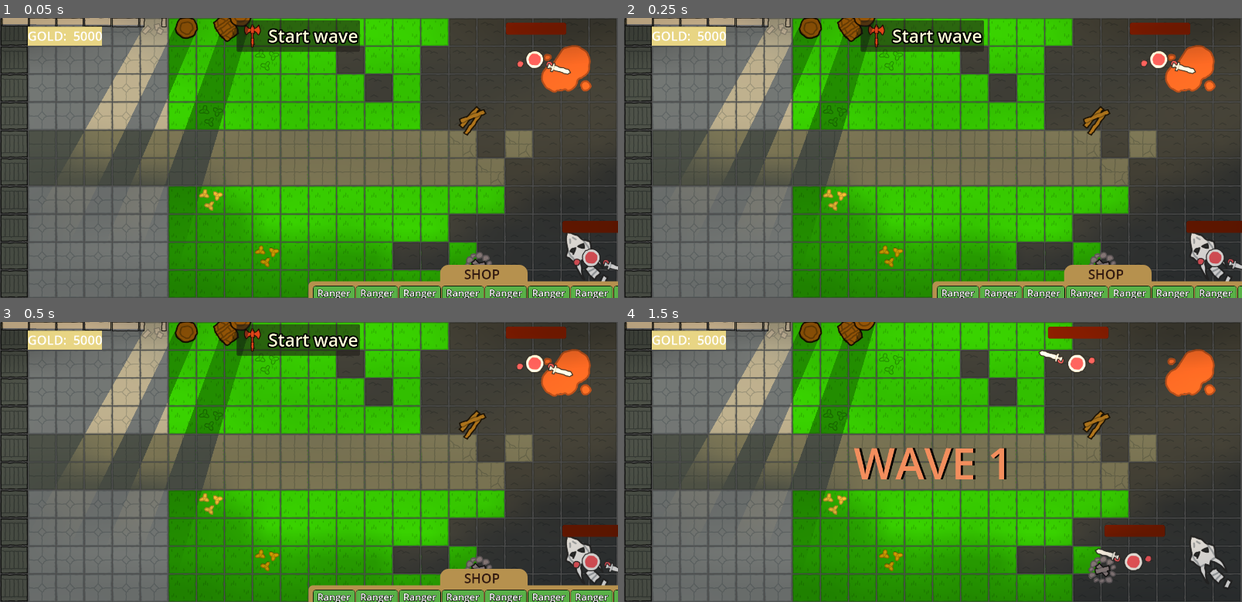
Above: before the commit, frames 1-4 (two rows, left to right).
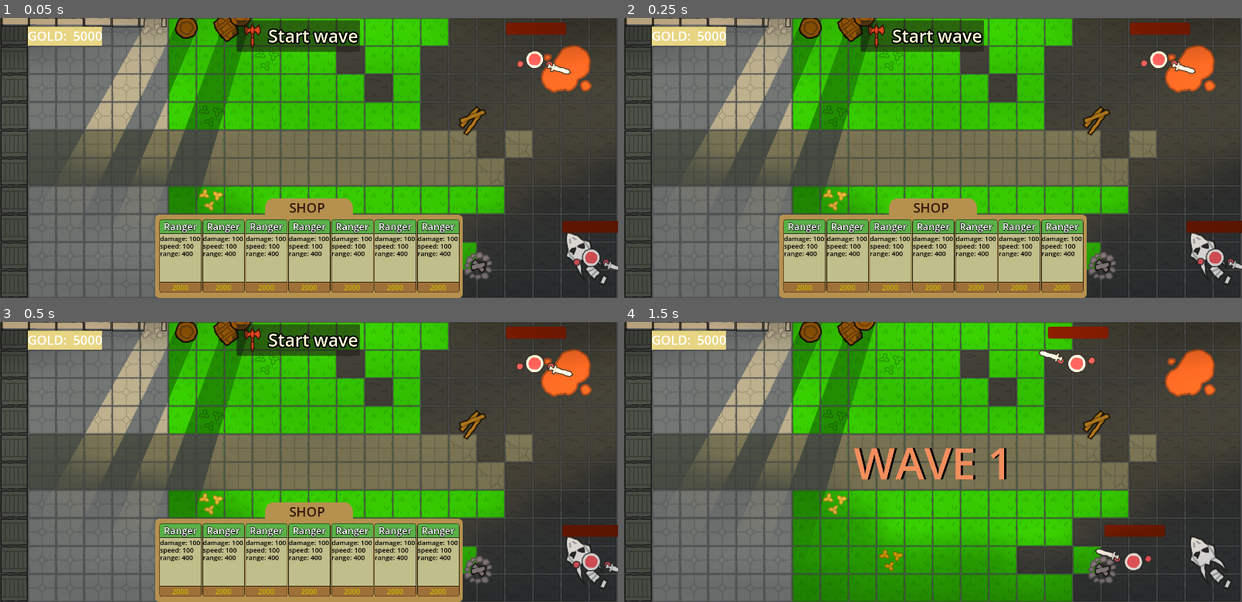
Above: after the commit, the same moments.

Repository: Piggward/guaxgaming
Game: Godot game, scene res://scenes/level.tscn
Two runs of this game, one before a commit and one after it. Both use one fixed random seed, a clock stepped at 60 frames per second and the inputs below. Sound files missing from this copy of the repository are replaced by a short silence.
Inputs (mouse positions are in pixels of both pictures, inside the frame that each line leads up to):
- Up to frame 1 (0.05 s): no input
- Up to frame 2 (0.25 s): no input
- Up to frame 3 (0.5 s): no input
- Up to frame 4 (1.5 s): click "Start wave" at 0.5 s; move the mouse to (1068, 448) at 1.27 s; press the mouse at (1068, 448) at 1.28 s

The runs differ from the first frame. In frame 1, 18% of the frame differs, in the area x 25-100%, y 64-100%; in frame 2, 18%; in frame 3, 18%; in frame 4, nothing differs.

Commit message:
finalized everything

Diff:
--- a/guax/global/game_manager.gd
+++ b/guax/global/game_manager.gd
@@ -49,4 +49,4 @@
 	return TurnManager.current_phase.phase == TurnPhase.Phase.SHOPPING
 
 func can_afford(cost: int) -> bool:
-	return GameManager.player_gold > cost
+	return GameManager.player_gold >= cost
--- a/guax/scenes/allies/ranger/marksman.tscn
+++ b/guax/scenes/allies/ranger/marksman.tscn
@@ -230,6 +230,7 @@
 rotation = -0.111155
 cost = 2000
 upgrade = ExtResource("2_h3xqx")
+maxHealth = 100
 speed = 100
 attack = ExtResource("2_c53ej")
 title = "Marksman"
--- a/guax/scenes/level.tscn
+++ b/guax/scenes/level.tscn
@@ -19,7 +19,7 @@
 [ext_resource type="Texture2D" uid="uid://b05xc1w1adad" path="res://art/kenney_scribble-dungeons/PNG/Default (64px)/wall.png" id="17_nffe2"]
 [ext_resource type="Texture2D" uid="uid://byxpwvlrdu7og" path="res://art/kenney_scribble-dungeons/PNG/Default (64px)/wall_demolished.png" id="18_1eb3h"]
 [ext_resource type="PackedScene" uid="uid://b8ixl4nnppqyi" path="res://scenes/allies/ranger/ranger.tscn" id="18_e680i"]
-[ext_resource type="PackedScene" uid="uid://dpkuxxq5vnie7" path="res://scenes/shop_2.tscn" id="19_40hc1"]
+[ext_resource type="PackedScene" uid="uid://cq7kcdnm7mdwk" path="res://scenes/shop.tscn" id="21_0v8fp"]
 [ext_resource type="Script" path="res://scripts/upgrade_card_marker.gd" id="22_smyi1"]
 [ext_resource type="Script" path="res://scripts/gold_display_label.gd" id="22_ywdx1"]
 
@@ -389,19 +389,6 @@
 
 [node name="CanvasLayer" type="CanvasLayer" parent="."]
 
-[node name="Shop2" parent="CanvasLayer" instance=ExtResource("19_40hc1")]
-anchors_preset = 7
-anchor_left = 0.5
-anchor_top = 1.0
-anchor_right = 0.5
-offset_left = -1.0
-offset_top = -76.0
-offset_right = -1.0
-offset_bottom = -76.0
-grow_vertical = 0
-size_flags_vertical = 8
-items = Array[PackedScene]([ExtResource("18_e680i"), ExtResource("18_e680i"), ExtResource("18_e680i"), ExtResource("18_e680i"), ExtResource("18_e680i"), ExtResource("18_e680i"), ExtResource("18_e680i"), ExtResource("18_e680i")])
-
 [node name="UpgradeCardMarker" type="Marker2D" parent="CanvasLayer"]
 z_index = -1
 position = Vector2(63, 127)
@@ -420,3 +407,17 @@
 theme_override_font_sizes/font_size = 29
 text = "GOLD:      "
 script = ExtResource("22_ywdx1")
+
+[node name="Shop" parent="CanvasLayer" instance=ExtResource("21_0v8fp")]
+anchors_preset = 7
+anchor_left = 0.5
+anchor_top = 1.0
+anchor_right = 0.5
+anchor_bottom = 1.0
+offset_left = -100.0
+offset_top = -68.0
+offset_right = 100.0
+offset_bottom = 0.0
+grow_horizontal = 2
+grow_vertical = 0
+items = Array[PackedScene]([ExtResource("18_e680i"), ExtResource("18_e680i"), ExtResource("18_e680i"), ExtResource("18_e680i"), ExtResource("18_e680i"), ExtResource("18_e680i"), ExtResource("18_e680i")])
--- a/guax/scenes/shop.tscn
+++ b/guax/scenes/shop.tscn
@@ -1,61 +1,57 @@
-[gd_scene load_steps=4 format=3 uid="uid://cbvo22bysuwrk"]
+[gd_scene load_steps=4 format=3 uid="uid://cq7kcdnm7mdwk"]
 
-[ext_resource type="Script" path="res://scripts/shop.gd" id="1_4ruot"]
-[ext_resource type="PackedScene" uid="uid://blk6weaukj4um" path="res://scenes/shop/shop_row.tscn" id="1_iaojw"]
+[ext_resource type="Script" path="res://scripts/shop.gd" id="1_8y0vq"]
 
-[sub_resource type="StyleBoxFlat" id="StyleBoxFlat_3m0me"]
-bg_color = Color(0.672438, 0.587959, 0.44678, 1)
-border_width_left = 5
-border_width_top = 5
-border_width_right = 5
-border_width_bottom = 5
-border_color = Color(0, 0, 0, 1)
+[sub_resource type="StyleBoxFlat" id="StyleBoxFlat_0pfum"]
+bg_color = Color(0.715588, 0.567705, 0.306842, 1)
+corner_radius_top_left = 20
+corner_radius_top_right = 20
+
+[sub_resource type="StyleBoxFlat" id="StyleBoxFlat_34lgt"]
+bg_color = Color(0.713726, 0.568627, 0.305882, 1)
 corner_radius_top_left = 10
 corner_radius_top_right = 10
 corner_radius_bottom_right = 10
 corner_radius_bottom_left = 10
 
-[node name="Shop" type="Control"]
-layout_mode = 3
-anchors_preset = 0
-offset_left = 545.0
-offset_top = 28.0
-offset_right = 585.0
-offset_bottom = 68.0
-script = ExtResource("1_4ruot")
+[node name="VBoxContainer" type="VBoxContainer"]
+offset_right = 40.0
+offset_bottom = 40.0
+theme_override_constants/separation = -4
+script = ExtResource("1_8y0vq")
+
+[node name="PanelContainer2" type="PanelContainer" parent="."]
+custom_minimum_size = Vector2(200, 0)
+layout_mode = 2
+size_flags_horizontal = 4
+theme_override_styles/panel = SubResource("StyleBoxFlat_0pfum")
+
+[node name="HBoxContainer" type="HBoxContainer" parent="PanelContainer2"]
+layout_mode = 2
+
+[node name="MarginContainer" type="MarginContainer" parent="PanelContainer2/HBoxContainer"]
+layout_mode = 2
+theme_override_constants/margin_left = 55
+theme_override_constants/margin_right = 35
+
+[node name="Label" type="Label" parent="PanelContainer2/HBoxContainer/MarginContainer"]
+layout_mode = 2
+size_flags_horizontal = 4
+theme_override_colors/font_color = Color(0.196076, 0.10125, 0.0665497, 1)
+theme_override_font_sizes/font_size = 30
+text = "SHOP
+"
 
 [node name="PanelContainer" type="PanelContainer" parent="."]
-layout_mode = 0
-offset_right = 40.0
-offset_bottom = 40.0
-theme_override_styles/panel = SubResource("StyleBoxFlat_3m0me")
+layout_mode = 2
+theme_override_styles/panel = SubResource("StyleBoxFlat_34lgt")
 
-[node name="VBoxContainer" type="VBoxContainer" parent="PanelContainer"]
-layout_mode = 2
-
-[node name="ShopLabel" type="Label" parent="PanelContainer/VBoxContainer"]
-layout_mode = 2
-theme_override_colors/font_color = Color(0.779513, 0.723424, 0, 1)
-theme_override_colors/font_shadow_color = Color(0, 0, 0, 1)
-theme_override_constants/line_spacing = 3
-theme_override_constants/shadow_offset_x = 3
-theme_override_constants/shadow_offset_y = 3
-theme_override_constants/outline_size = 3
-theme_override_constants/shadow_outline_size = 7
-theme_override_font_sizes/font_size = 40
-text = "Shop"
-horizontal_alignment = 1
-
-[node name="MarginContainer" type="MarginContainer" parent="PanelContainer/VBoxContainer"]
+[node name="MarginContainer" type="MarginContainer" parent="PanelContainer"]
 layout_mode = 2
 theme_override_constants/margin_left = 10
 theme_override_constants/margin_top = 10
 theme_override_constants/margin_right = 10
-theme_override_constants/margin_bottom = 10
+theme_override_constants/margin_bottom = 20
 
-[node name="ScrollContainer" type="ScrollContainer" parent="PanelContainer/VBoxContainer/MarginContainer"]
-custom_minimum_size = Vector2(225, 510)
+[node name="HBoxContainer" type="HBoxContainer" parent="PanelContainer/MarginContainer"]
 layout_mode = 2
-
-[node name="ShopRows" parent="PanelContainer/VBoxContainer/MarginContainer/ScrollContainer" instance=ExtResource("1_iaojw")]
-layout_mode = 2
--- a/guax/scenes/shop/shop_item_container.tscn
+++ /dev/null
@@ -1,4 +0,0 @@
-[gd_scene format=3 uid="uid://bnv8jatd0kom3"]
-
-[node name="ShopItemContainer" type="HBoxContainer"]
-theme_override_constants/separation = 15
--- a/guax/scenes/shop/shop_row.tscn
+++ /dev/null
@@ -1,4 +0,0 @@
-[gd_scene format=3 uid="uid://blk6weaukj4um"]
-
-[node name="ShopRow" type="VBoxContainer"]
-theme_override_constants/separation = 15
--- a/guax/scenes/shop_2.tscn
+++ /dev/null
@@ -1,66 +0,0 @@
-[gd_scene load_steps=4 format=3 uid="uid://dpkuxxq5vnie7"]
-
-[ext_resource type="Script" path="res://scripts/shop.gd" id="1_rmwtv"]
-
-[sub_resource type="StyleBoxFlat" id="StyleBoxFlat_0pfum"]
-bg_color = Color(0.715588, 0.567705, 0.306842, 1)
-corner_radius_top_left = 20
-corner_radius_top_right = 20
-
-[sub_resource type="StyleBoxFlat" id="StyleBoxFlat_34lgt"]
-bg_color = Color(0.713726, 0.568627, 0.305882, 1)
-corner_radius_top_left = 10
-corner_radius_top_right = 10
-corner_radius_bottom_right = 10
-corner_radius_bottom_left = 10
-
-[node name="Shop2" type="Control"]
-layout_mode = 3
-anchors_preset = 15
-anchor_right = 1.0
-anchor_bottom = 1.0
-grow_horizontal = 2
-grow_vertical = 2
-script = ExtResource("1_rmwtv")
-
-[node name="VBoxContainer" type="VBoxContainer" parent="."]
-layout_mode = 0
-offset_right = 40.0
-offset_bottom = 40.0
-theme_override_constants/separation = -4
-
-[node name="PanelContainer2" type="PanelContainer" parent="VBoxContainer"]
-custom_minimum_size = Vector2(200, 0)
-layout_mode = 2
-size_flags_horizontal = 4
-theme_override_styles/panel = SubResource("StyleBoxFlat_0pfum")
-
-[node name="HBoxContainer" type="HBoxContainer" parent="VBoxContainer/PanelContainer2"]
-layout_mode = 2
-
-[node name="MarginContainer" type="MarginContainer" parent="VBoxContainer/PanelContainer2/HBoxContainer"]
-layout_mode = 2
-theme_override_constants/margin_left = 55
-theme_override_constants/margin_right = 35
-
-[node name="Label" type="Label" parent="VBoxContainer/PanelContainer2/HBoxContainer/MarginContainer"]
-layout_mode = 2
-size_flags_horizontal = 4
-theme_override_colors/font_color = Color(0.196076, 0.10125, 0.0665497, 1)
-theme_override_font_sizes/font_size = 30
-text = "SHOP
-"
-
-[node name="PanelContainer" type="PanelContainer" parent="VBoxContainer"]
-layout_mode = 2
-theme_override_styles/panel = SubResource("StyleBoxFlat_34lgt")
-
-[node name="MarginContainer" type="MarginContainer" parent="VBoxContainer/PanelContainer"]
-layout_mode = 2
-theme_override_constants/margin_left = 10
-theme_override_constants/margin_top = 10
-theme_override_constants/margin_right = 10
-theme_override_constants/margin_bottom = 20
-
-[node name="HBoxContainer" type="HBoxContainer" parent="VBoxContainer/PanelContainer/MarginContainer"]
-layout_mode = 2
--- a/guax/scenes/upgrade_card.tscn
+++ b/guax/scenes/upgrade_card.tscn
@@ -1,22 +1,94 @@
-[gd_scene load_steps=3 format=3 uid="uid://tbs5ltjh2ykq"]
+[gd_scene load_steps=6 format=3 uid="uid://tbs5ltjh2ykq"]
 
-[ext_resource type="Script" path="res://scripts/upgrade_card.gd" id="1_u2y3l"]
-[ext_resource type="PackedScene" uid="uid://betckb6cvj60" path="res://scenes/upgrade_card2.tscn" id="2_x5bm0"]
+[ext_resource type="Script" path="res://scripts/upgrade_card.gd" id="1_p07tu"]
 
-[node name="UpgradeCard" type="Control"]
-layout_mode = 3
-anchors_preset = 15
-anchor_right = 1.0
-anchor_bottom = 1.0
-offset_right = -1182.0
-offset_bottom = -465.0
-grow_horizontal = 2
+[sub_resource type="StyleBoxFlat" id="StyleBoxFlat_xfi5h"]
+bg_color = Color(0.34902, 0.694118, 0.278431, 1)
+border_width_bottom = 1
+border_color = Color(0, 0, 0, 1)
+corner_radius_top_left = 6
+corner_radius_top_right = 6
+
+[sub_resource type="StyleBoxFlat" id="StyleBoxFlat_e1msy"]
+bg_color = Color(0.754647, 0.74703, 0.542539, 1)
+border_width_left = 1
+border_width_top = 1
+border_width_right = 1
+border_color = Color(0, 0, 0, 1)
+
+[sub_resource type="StyleBoxFlat" id="StyleBoxFlat_68dxq"]
+bg_color = Color(0.4847, 0.441724, 0.460957, 1)
+
+[sub_resource type="StyleBoxFlat" id="StyleBoxFlat_jqw7n"]
+bg_color = Color(0.624357, 0.439388, 0.221287, 1)
+border_width_left = 1
+border_width_top = 1
+border_width_right = 1
+border_width_bottom = 1
+border_color = Color(0, 0, 0, 1)
+border_blend = true
+
+[node name="UpgradeCard" type="VBoxContainer"]
+anchors_preset = -1
+anchor_right = 0.157
+anchor_bottom = 0.262
+offset_right = 30.63
+offset_bottom = 230.32
 grow_vertical = 2
-script = ExtResource("1_u2y3l")
+theme_override_constants/separation = 0
+script = ExtResource("1_p07tu")
 
-[node name="UpgradeCard" parent="." instance=ExtResource("2_x5bm0")]
-layout_mode = 0
-anchors_preset = 0
-anchor_right = 0.0
-anchor_bottom = 0.0
-grow_vertical = 1
+[node name="HeaderShopItemPanel" type="PanelContainer" parent="."]
+layout_mode = 2
+mouse_filter = 1
+theme_override_styles/panel = SubResource("StyleBoxFlat_xfi5h")
+
+[node name="UnitName" type="Label" parent="HeaderShopItemPanel"]
+texture_filter = 1
+layout_mode = 2
+size_flags_vertical = 1
+mouse_filter = 1
+theme_override_constants/outline_size = 4
+theme_override_font_sizes/font_size = 22
+text = "Soldier"
+horizontal_alignment = 1
+
+[node name="CoreShopItemPanel" type="PanelContainer" parent="."]
+layout_mode = 2
+mouse_filter = 1
+theme_override_styles/panel = SubResource("StyleBoxFlat_e1msy")
+
+[node name="VBoxContainer" type="VBoxContainer" parent="CoreShopItemPanel"]
+layout_mode = 2
+mouse_filter = 2
+
+[node name="UpgradeContainer" type="PanelContainer" parent="CoreShopItemPanel/VBoxContainer"]
+layout_mode = 2
+theme_override_styles/panel = SubResource("StyleBoxFlat_68dxq")
+
+[node name="StatsLabel" type="Label" parent="CoreShopItemPanel/VBoxContainer/UpgradeContainer"]
+layout_mode = 2
+size_flags_vertical = 1
+text = "Damage:
+Range:
+Attackspeed:
+Base health:"
+
+[node name="UpgradeCostPanel" type="PanelContainer" parent="CoreShopItemPanel/VBoxContainer"]
+texture_filter = 1
+layout_mode = 2
+size_flags_vertical = 0
+theme_override_styles/panel = SubResource("StyleBoxFlat_jqw7n")
+
+[node name="UpgradeCost" type="Label" parent="CoreShopItemPanel/VBoxContainer/UpgradeCostPanel"]
+layout_mode = 2
+size_flags_vertical = 1
+theme_override_colors/font_color = Color(0.779513, 0.723424, 0, 1)
+text = "UPGRADE: 2000 GOLD"
+horizontal_alignment = 1
+
+[node name="PromotionContainer" type="HBoxContainer" parent="CoreShopItemPanel/VBoxContainer"]
+layout_mode = 2
+
+[connection signal="mouse_entered" from="." to="." method="_on_mouse_entered"]
+[connection signal="gui_input" from="CoreShopItemPanel/VBoxContainer/UpgradeCostPanel" to="." method="_on_upgrade_cost_panel_gui_input"]
--- a/guax/scenes/upgrade_card2.tscn
+++ /dev/null
@@ -1,94 +0,0 @@
-[gd_scene load_steps=6 format=3 uid="uid://betckb6cvj60"]
-
-[ext_resource type="Script" path="res://scripts/upgrade_card.gd" id="1_p07tu"]
-
-[sub_resource type="StyleBoxFlat" id="StyleBoxFlat_xfi5h"]
-bg_color = Color(0.34902, 0.694118, 0.278431, 1)
-border_width_bottom = 1
-border_color = Color(0, 0, 0, 1)
-corner_radius_top_left = 6
-corner_radius_top_right = 6
-
-[sub_resource type="StyleBoxFlat" id="StyleBoxFlat_e1msy"]
-bg_color = Color(0.754647, 0.74703, 0.542539, 1)
-border_width_left = 1
-border_width_top = 1
-border_width_right = 1
-border_color = Color(0, 0, 0, 1)
-
-[sub_resource type="StyleBoxFlat" id="StyleBoxFlat_68dxq"]
-bg_color = Color(0.4847, 0.441724, 0.460957, 1)
-
-[sub_resource type="StyleBoxFlat" id="StyleBoxFlat_jqw7n"]
-bg_color = Color(0.624357, 0.439388, 0.221287, 1)
-border_width_left = 1
-border_width_top = 1
-border_width_right = 1
-border_width_bottom = 1
-border_color = Color(0, 0, 0, 1)
-border_blend = true
-
-[node name="UpgradeCard" type="VBoxContainer"]
-anchors_preset = -1
-anchor_right = 0.157
-anchor_bottom = 0.262
-offset_right = 30.63
-offset_bottom = 230.32
-grow_vertical = 2
-theme_override_constants/separation = 0
-script = ExtResource("1_p07tu")
-
-[node name="HeaderShopItemPanel" type="PanelContainer" parent="."]
-layout_mode = 2
-mouse_filter = 1
-theme_override_styles/panel = SubResource("StyleBoxFlat_xfi5h")
-
-[node name="UnitName" type="Label" parent="HeaderShopItemPanel"]
-texture_filter = 1
-layout_mode = 2
-size_flags_vertical = 1
-mouse_filter = 1
-theme_override_constants/outline_size = 4
-theme_override_font_sizes/font_size = 22
-text = "Soldier"
-horizontal_alignment = 1
-
-[node name="CoreShopItemPanel" type="PanelContainer" parent="."]
-layout_mode = 2
-mouse_filter = 1
-theme_override_styles/panel = SubResource("StyleBoxFlat_e1msy")
-
-[node name="VBoxContainer" type="VBoxContainer" parent="CoreShopItemPanel"]
-layout_mode = 2
-mouse_filter = 2
-
-[node name="UpgradeContainer" type="PanelContainer" parent="CoreShopItemPanel/VBoxContainer"]
-layout_mode = 2
-theme_override_styles/panel = SubResource("StyleBoxFlat_68dxq")
-
-[node name="StatsLabel" type="Label" parent="CoreShopItemPanel/VBoxContainer/UpgradeContainer"]
-layout_mode = 2
-size_flags_vertical = 1
-text = "Damage:
-Range:
-Attackspeed:
-Base health:"
-
-[node name="UpgradeCostPanel" type="PanelContainer" parent="CoreShopItemPanel/VBoxContainer"]
-texture_filter = 1
-layout_mode = 2
-size_flags_vertical = 0
-theme_override_styles/panel = SubResource("StyleBoxFlat_jqw7n")
-
-[node name="UpgradeCost" type="Label" parent="CoreShopItemPanel/VBoxContainer/UpgradeCostPanel"]
-layout_mode = 2
-size_flags_vertical = 1
-theme_override_colors/font_color = Color(0.779513, 0.723424, 0, 1)
-text = "UPGRADE: 2000 GOLD"
-horizontal_alignment = 1
-
-[node name="PromotionContainer" type="HBoxContainer" parent="CoreShopItemPanel/VBoxContainer"]
-layout_mode = 2
-
-[connection signal="mouse_entered" from="." to="." method="_on_mouse_entered"]
-[connection signal="gui_input" from="CoreShopItemPanel/VBoxContainer/UpgradeCostPanel" to="." method="_on_upgrade_cost_panel_gui_input"]
--- a/guax/scripts/npc_states/ally_states/placed_state.gd
+++ b/guax/scripts/npc_states/ally_states/placed_state.gd
@@ -1,7 +1,6 @@
 class_name PlacedState
 extends OutOfBattleState
 
-const UPGRADE_CARD = preload("res://scenes/upgrade_card2.tscn")
 func enter():
 	ally.battle_start_location = ally.global_position
 	ally.input_event.connect(_on_input_event)
--- a/guax/scripts/shop.gd
+++ b/guax/scripts/shop.gd
@@ -1,7 +1,7 @@
 class_name Shop
 extends Control
 
-@onready var container = $VBoxContainer/PanelContainer/MarginContainer/HBoxContainer
+@onready var container = $PanelContainer/MarginContainer/HBoxContainer
 const SHOP_ITEM = preload("res://scenes/shop_item.tscn")
 @export var items: Array[PackedScene]
 
--- a/guax/scripts/upgrade_card_marker.gd
+++ b/guax/scripts/upgrade_card_marker.gd
@@ -1,6 +1,6 @@
 extends Marker2D
 
-const UPGRADE_CARD = preload("res://scenes/upgrade_card2.tscn")
+const UPGRADE_CARD = preload("res://scenes/upgrade_card.tscn")
 
 # Called when the node enters the scene tree for the first time.
 func _ready():
--- a/guax/scripts/upgrade_item.gd
+++ b/guax/scripts/upgrade_item.gd
@@ -14,16 +14,12 @@
 	set_display_text(upg)
 	pass # Replace with function body.
 
-
-# Called every frame. 'delta' is the elapsed time since the previous frame.
-func _process(delta):
-	pass
-
-func set_display_text(store_front: Ally):
-	upgrade_item_title.text = store_front.title
-	upgrade_item_info.text = "damage: " + str(store_front.attack.damage) + "\n"
-	upgrade_item_info.text += "speed: " + str(store_front.speed) + "\n"
-	upgrade_item_info.text += "range: " + str(store_front.attack.range) + "\n"
+func set_display_text(upg: Ally):
+	upgrade_item_title.text = upg.title
+	upgrade_item_info.text = "damage: " + str(upg.attack.damage) + "\n"
+	upgrade_item_info.text += "speed: " + str(upg.speed) + "\n"
+	upgrade_item_info.text += "range: " + str(upg.attack.range) + "\n"
+	upgrade_item_info.text += "health: " + str(upg.maxHealth) + "\n"
 	upgrade_item_cost.text = str(promotion.cost) + " " + promotion.cost_type
 
 
